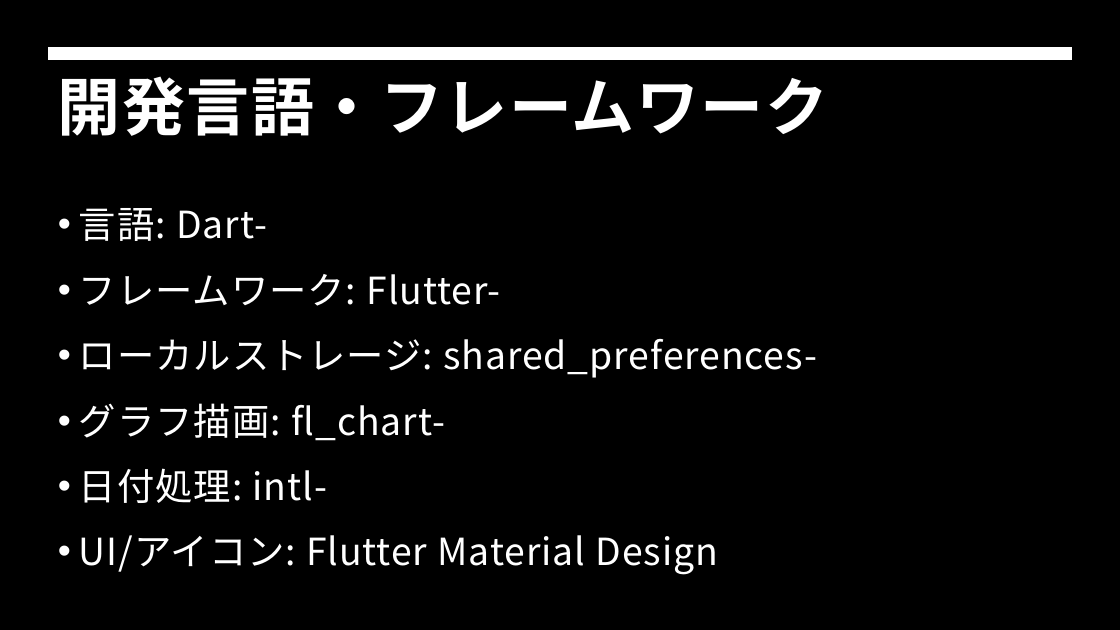
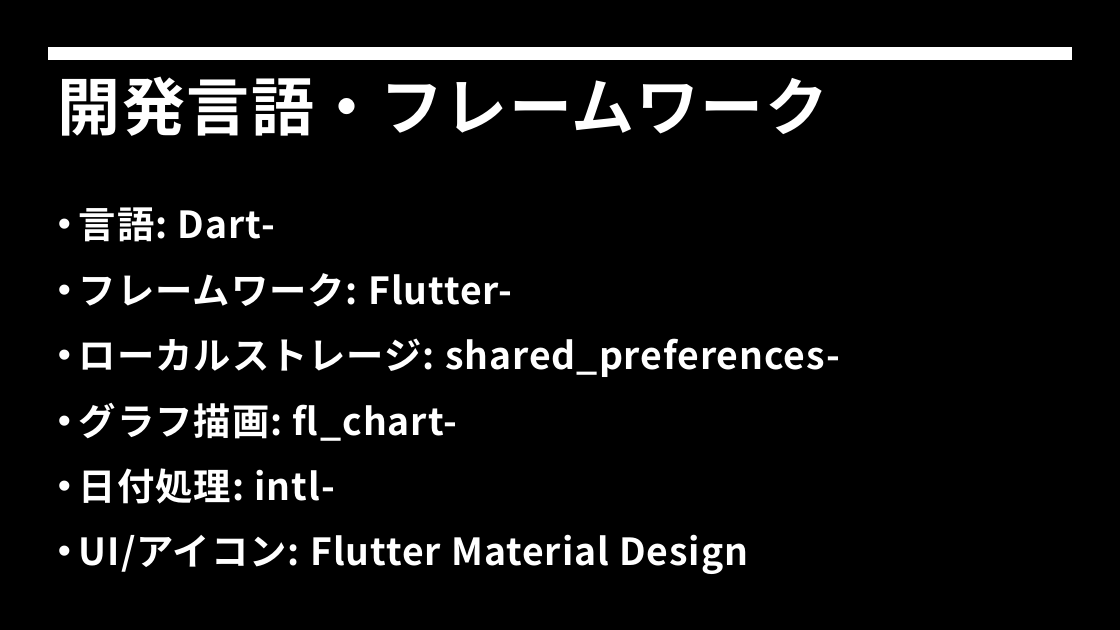
Before and after one commit to Haru62129/flutterapp, a slide deck: slide 3 of Flutter.pptx. Drawn at 1120x630 pixels with LibreOffice and Linux fonts; fonts in the diff are those of the drawing; background and template pictures are left out. Boxes give left, top, right and bottom in pixels: in the first picture for what was removed or moved away, otherwise in the second. Text is boxed around its words. In the diff, an @@ line names an element or a change of style, - is before the commit and + after.

```diff
--- a/Flutter.pptx
+++ b/Flutter.pptx
@@ text "言語: Dart-" at (x1=79, y1=207, x2=840, y2=574): bold on @@
```
Also in this commit, not shown: 7 other slides changed, 1 slide added.
